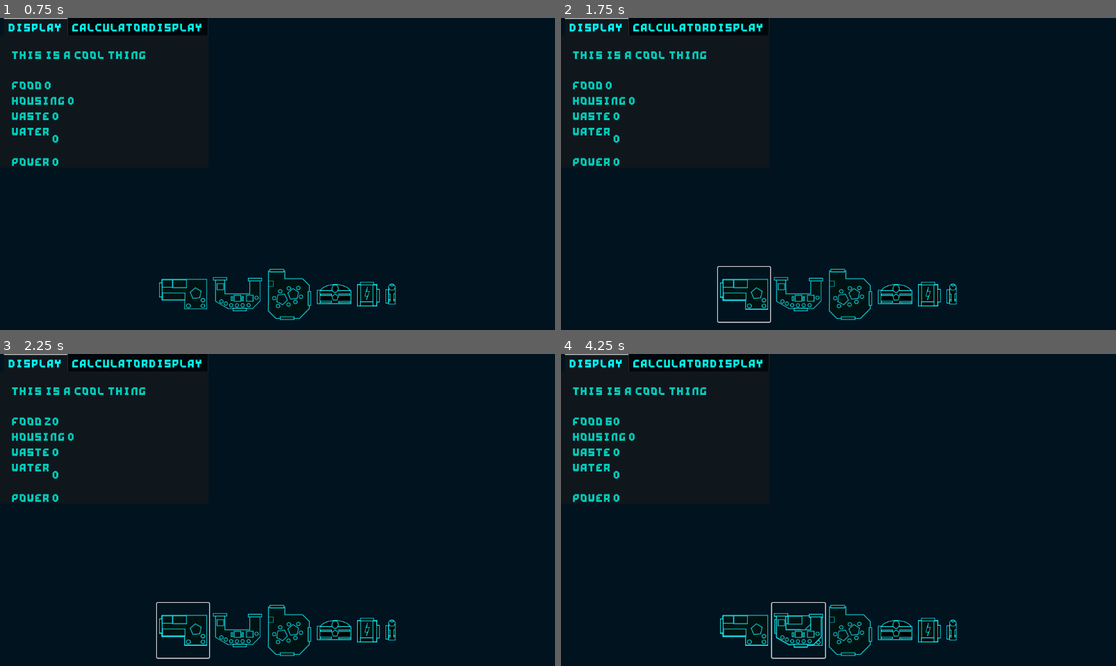
Above: before the commit, frames 1-4 (two rows, left to right).
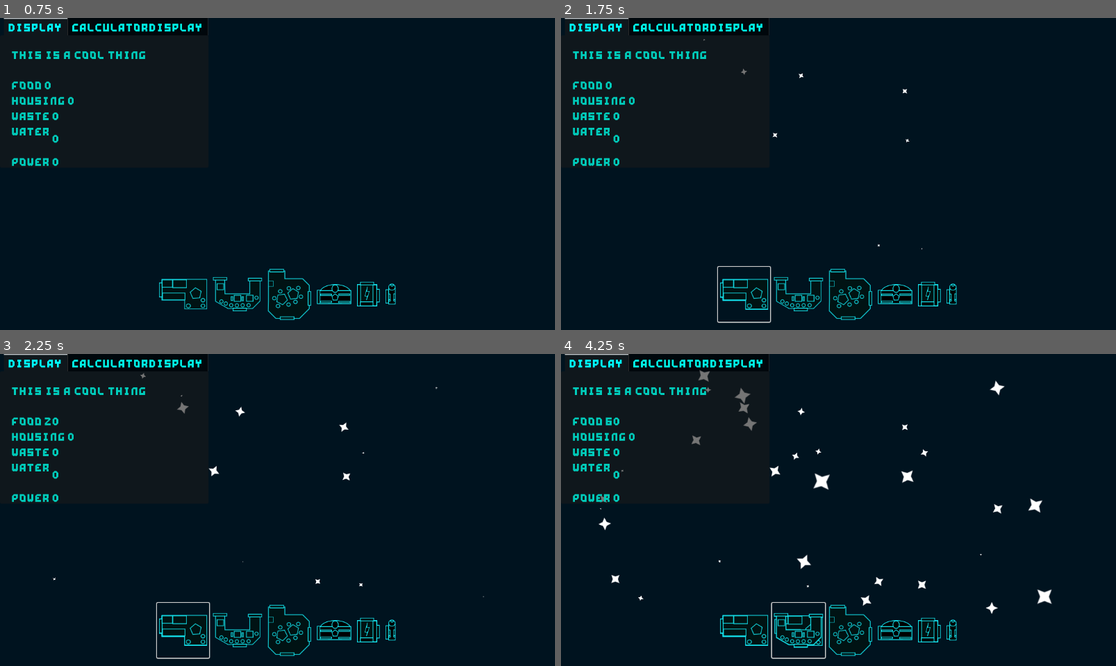
Above: after the commit, the same moments.

Repository: RavenRandomz/nasa-hackthon-2025
Game: Godot game, scene res://scenes/game.tscn
Two runs of this game, one before a commit and one after it. Both use one fixed random seed, a clock stepped at 60 frames per second and the inputs below. This scene is started directly instead of the project's main scene.
Inputs (mouse positions are in pixels of both pictures, inside the frame that each line leads up to):
- Up to frame 1 (0.75 s): click "Start" at 0.5 s
- Up to frame 2 (1.75 s): click (744, 295) at 1.25 s
- Up to frame 3 (2.25 s): click (183, 631) at 2 s
- Up to frame 4 (4.25 s): click (744, 631) at 2.77 s; click (799, 631) at 3.5 s

Frame 1 is identical in both runs. In frame 2, less than 0.1% of the frame differs, in the area x 25-66%, y 6-75%; in frame 3, 0.2%; in frame 4, 1.0%, in the area x 6-89%, y 5-84%.

Commit message:
build(UI):Add start background to editor

Diff:
--- a/project.godot
+++ b/project.godot
@@ -11,7 +11,7 @@
 [application]
 
 config/name="interstellar-makeover"
-run/main_scene="uid://ck285h7dejad0"
+run/main_scene="uid://cpw324htrqu1a"
 config/features=PackedStringArray("4.5", "Forward Plus")
 config/icon="res://icon.svg"
 <<<<<<<HEADrun/main_scene="uid://mkti1j6kmqnc"
--- a/scenes/level/editor/editor.tscn
+++ b/scenes/level/editor/editor.tscn
@@ -9,7 +9,7 @@
 [ext_resource type="Texture2D" uid="uid://brxi03hiubmi2" path="res://scene/module/basic_kitchen/spacehack_scaled_kitchen.png" id="6_4o2sj"]
 [ext_resource type="Texture2D" uid="uid://b1rdxr6j0ekma" path="res://scene/module/dining_hall/dining_hall.png" id="7_0pwus"]
 [ext_resource type="PackedScene" uid="uid://qc1x8hbop78s" path="res://scene/module/dining_hall/dining_hall.tscn" id="8_vupvg"]
-[ext_resource type="Script" uid="uid://bi6tchch3rdwi" path="res://level/editor/display.gd" id="10_nu1e8"]
+[ext_resource type="Script" uid="uid://bi6tchch3rdwi" path="res://scripts/display.gd" id="10_nu1e8"]
 [ext_resource type="Texture2D" uid="uid://dqo4ox8uknrmb" path="res://scene/module/bunk/bunk.png" id="10_pf2um"]
 [ext_resource type="PackedScene" uid="uid://dsokj3swxmhtj" path="res://scene/module/bunk/bunk.tscn" id="11_v1b7q"]
 [ext_resource type="Texture2D" uid="uid://dfehayad7jsk" path="res://scene/module/power/power.png" id="12_rsvct"]
@@ -17,6 +17,7 @@
 [ext_resource type="Texture2D" uid="uid://dkklbrlvkj78u" path="res://scene/module/endcap/endcap.png" id="14_544mu"]
 [ext_resource type="PackedScene" uid="uid://dypkimuptyhst" path="res://scene/module/endcap/endcap.tscn" id="15_xt1av"]
 [ext_resource type="PackedScene" uid="uid://mlo0uy4edfme" path="res://scene/UI/calculator_display/calculator_display.tscn" id="17_ideg8"]
+[ext_resource type="PackedScene" uid="uid://do18uq3pp0ix7" path="res://scenes/vfx/background/background_stars.tscn" id="18_ymaqb"]
 
 [sub_resource type="StyleBoxFlat" id="StyleBoxFlat_ideg8"]
 content_margin_left = 4.0
@@ -298,5 +299,7 @@
 theme = null
 metadata/_tab_index = 1
 
+[node name="BackgroundStars" parent="." instance=ExtResource("18_ymaqb")]
+
 [connection signal="child_entered_tree" from="VSplitContainer/Shipspace" to="VSplitContainer/Shipspace" method="_on_child_entered_tree"]
 [connection signal="resource_changed" from="VSplitContainer/Shipspace" to="TabContainer/Display" method="_on_shipspace_resource_changed"]
--- a/scripts/main_menu_ui.gd
+++ b/scripts/main_menu_ui.gd
@@ -2,13 +2,11 @@
 
 @onready var  sandboxStart= "res://scenes/level/editor/editor.tscn"
 @onready var instructionsScreen = "res://scenes/UI/howToPlay.tscn"
-##@onready var learnMoreScreen = ""
 
-@onready var animationPlayer = $Buttons/StartButton/AnimationPlayer
 
 func _on_start_button_pressed() -> void:
 	get_tree().change_scene_to_file(sandboxStart)
-	print("test")
+##	print("test")
 
 func _on_instructions_button_pressed() -> void:
 	get_tree().change_scene_to_file(instructionsScreen)
Not shown: 1 places in scenes/level/editor/editor.tscn that only renumber resources
